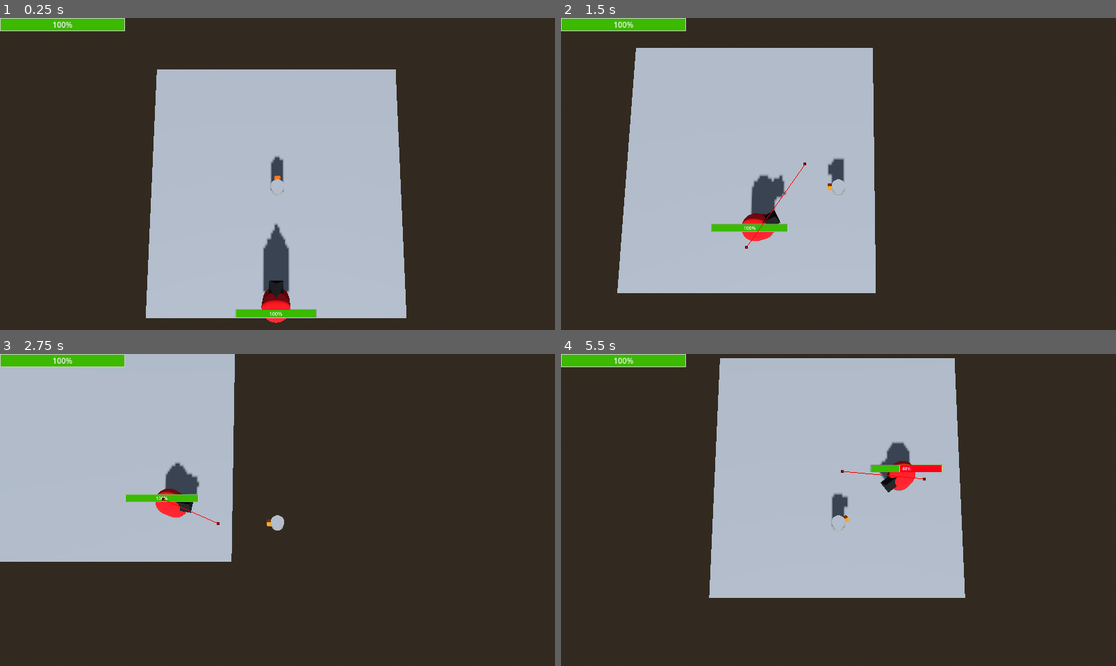
Above: before the commit, frames 1-4 (two rows, left to right).
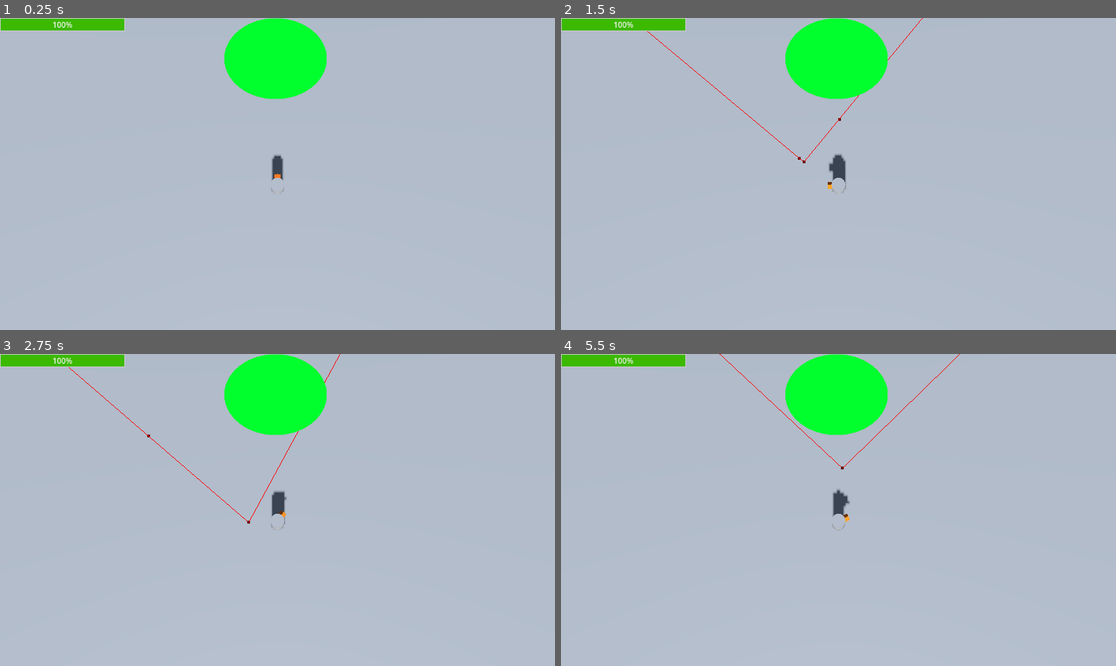
Above: after the commit, the same moments.

Repository: CachorroDia/JogoExp4
Game: Godot game, scene res://Cenas/CenaJogo.tscn
Same seed, same stepped clock (60 frames per second), same inputs: the game is played once before the commit and once after it. The engine's default icon, where the game draws it, is replaced by a stand-in: a white triangle on a blue panel in a dark square.
Inputs (mouse positions are in pixels of both pictures, inside the frame that each line leads up to):
- Up to frame 1 (0.25 s): no input
- Up to frame 2 (1.5 s): tap Enter at 0.5 s; move the mouse to (960, 158) at 0.52 s; hold D (AndarDireita) 0.53-1.28 s; move the mouse to (727, 189) at 1.27 s; hold S (AndarTras) from 1.28 s (still down)
- Up to frame 3 (2.75 s): move the mouse to (333, 441) at 2.02 s; release S (AndarTras) at 2.03 s; hold D (AndarDireita) from 2.03 s (still down)
- Up to frame 4 (5.5 s): move the mouse to (810, 572) at 2.77 s; release D (AndarDireita) at 2.78 s; hold W (AndarFrente) 2.78-3.53 s; move the mouse to (1005, 556) at 3.52 s; hold A (AndarEsquerda) 3.53-5.03 s; move the mouse to (672, 463) at 4.27 s; move the mouse to (866, 510) at 5.02 s; hold S (AndarTras) from 5.03 s (still down)

The runs differ from the first frame. In frame 1, 66% of the frame differs, in the area x 0-100%, y 0-100%; in frame 2, 68%; in frame 3, 73%; in frame 4, 70%.

Commit message:
V 3.0b
Feito sistema de waves.
Waves geram os upgrades, escolher um upgrade buffa o jogador e começa uma nova wave.
As waves já tem uma UI a qual mostra quantos inimigos ainda faltam serem derrotados.

Diff:
--- a/jogoexp4/Cenas/CenaJogador.tscn
+++ b/jogoexp4/Cenas/CenaJogador.tscn
@@ -27,8 +27,33 @@
 [sub_resource type="ViewportTexture" id="ViewportTexture_8vcfs"]
 viewport_path = NodePath("SubViewport")
 
+[sub_resource type="Gradient" id="Gradient_gm2o8"]
+interpolation_mode = 1
+colors = PackedColorArray(0, 1, 0.180392, 1, 0, 1, 0.180392, 0)
+
+[sub_resource type="GradientTexture2D" id="GradientTexture2D_cn63s"]
+gradient = SubResource("Gradient_gm2o8")
+width = 214
+height = 169
+fill = 1
+fill_from = Vector2(0.5, 0.5)
+fill_to = Vector2(1, 0.5)
+metadata/_snap_enabled = true
+
+[sub_resource type="Gradient" id="Gradient_y3ds0"]
+interpolation_mode = 1
+colors = PackedColorArray(1, 0, 0, 1, 1, 0, 0, 0)
+
+[sub_resource type="GradientTexture2D" id="GradientTexture2D_bbjfb"]
+gradient = SubResource("Gradient_y3ds0")
+width = 214
+height = 169
+fill = 1
+fill_from = Vector2(0.5, 0.5)
+fill_to = Vector2(1, 0.5)
+metadata/_snap_enabled = true
+
 [node name="Jogador" type="CharacterBody3D" node_paths=PackedStringArray("OutroHit", "area", "barraVida", "MeshAxis", "BulletTimer", "BulletSpawn") groups=["JogadorGrupo"]]
-transform = Transform3D(1, 0, 0, 0, 1, 0, 0, 0, 1, 0, 1.26936, 0)
 collision_layer = 2
 collision_mask = 5
 axis_lock_angular_y = true
@@ -36,7 +61,7 @@
 OutroHit = NodePath("Area3D/OutroHit")
 area = NodePath("Area3D")
 barraVida = NodePath("CanvasLayer/ProgressBar")
-danoTiro = 12
+nTiro = 1
 raycastMask = 1
 MeshAxis = NodePath("MeshAxis")
 BulletTimer = NodePath("BulletTimer")
@@ -44,6 +69,7 @@
 BulletScene = ExtResource("2_gju43")
 
 [node name="MeshAxis" type="Node3D" parent="."]
+transform = Transform3D(1, 0, 0, 0, 1, 0, 0, 0, 1, 0, 0.509118, 0)
 
 [node name="MeshInstance3D" type="MeshInstance3D" parent="MeshAxis"]
 mesh = SubResource("CylinderMesh_o6hk1")
@@ -57,6 +83,7 @@
 [node name="BulletSpawnPos" type="Marker3D" parent="MeshAxis/Nariz"]
 
 [node name="CollisionShape3D" type="CollisionShape3D" parent="."]
+transform = Transform3D(1, 0, 0, 0, 1, 0, 0, 0, 1, 0, 0.509118, 0)
 shape = SubResource("CylinderShape3D_nf3xh")
 
 [node name="Camera3D" type="Camera3D" parent="."]
@@ -67,6 +94,7 @@
 one_shot = true
 
 [node name="Area3D" type="Area3D" parent="."]
+transform = Transform3D(1, 0, 0, 0, 1, 0, 0, 0, 1, 0, 0.509118, 0)
 collision_layer = 2
 collision_mask = 4
 
@@ -97,5 +125,51 @@
 grow_horizontal = 1
 grow_vertical = 1
 
+[node name="ContagemInimigo" type="TextureProgressBar" parent="CanvasLayer"]
+anchors_preset = 5
+anchor_left = 0.5
+anchor_right = 0.5
+offset_left = -111.0
+offset_right = 111.0
+offset_bottom = 179.0
+grow_horizontal = 2
+max_value = 2.0
+step = 0.01
+fill_mode = 4
+texture_under = SubResource("GradientTexture2D_cn63s")
+texture_progress = SubResource("GradientTexture2D_bbjfb")
+
+[node name="Control" type="Control" parent="CanvasLayer"]
+layout_mode = 3
+anchors_preset = 15
+anchor_right = 1.0
+anchor_bottom = 1.0
+grow_horizontal = 2
+grow_vertical = 2
+
+[node name="HBoxContainer" type="HBoxContainer" parent="CanvasLayer/Control"]
+layout_mode = 1
+anchors_preset = 8
+anchor_left = 0.5
+anchor_top = 0.5
+anchor_right = 0.5
+anchor_bottom = 0.5
+offset_left = -50.0
+offset_top = -75.0
+offset_right = 50.0
+offset_bottom = 75.0
+grow_horizontal = 2
+grow_vertical = 2
+theme_override_constants/separation = 45
+
+[node name="Respawn" type="Timer" parent="."]
+wait_time = 3.0
+one_shot = true
+
+[node name="Cura" type="Timer" parent="."]
+autostart = true
+
 [connection signal="body_entered" from="Area3D" to="." method="_on_area_3d_body_entered"]
 [connection signal="timeout" from="Area3D/OutroHit" to="." method="_on_outro_hit_timeout"]
+[connection signal="timeout" from="Respawn" to="." method="_on_respawn_timeout"]
+[connection signal="timeout" from="Cura" to="." method="_on_cura_timeout"]
--- a/jogoexp4/Cenas/CenaJogo.tscn
+++ b/jogoexp4/Cenas/CenaJogo.tscn
@@ -1,8 +1,8 @@
 [gd_scene load_steps=8 format=3 uid="uid://dgnksq3geesu7"]
 
 [ext_resource type="PackedScene" uid="uid://dpt8jfy1rtxqi" path="res://Cenas/Plataforma.tscn" id="1_f21dp"]
+[ext_resource type="Script" path="res://Scripts/CenaJogo/cena_jogo.gd" id="1_ksmg8"]
 [ext_resource type="PackedScene" uid="uid://b1but5qx4fi7e" path="res://Cenas/CenaJogador.tscn" id="2_4tjro"]
-[ext_resource type="PackedScene" uid="uid://d1bdi8vwmmjdu" path="res://Cenas/InimigoCena.tscn" id="3_os8as"]
 
 [sub_resource type="ProceduralSkyMaterial" id="ProceduralSkyMaterial_8qmxl"]
 
@@ -13,18 +13,20 @@
 background_mode = 2
 sky = SubResource("Sky_iqrnt")
 
-[sub_resource type="NavigationMesh" id="NavigationMesh_8252f"]
-vertices = PackedVector3Array(-4.5, 0.4, -4.5, -4.5, 0.4, 4.5, 4.5, 0.4, 4.5, 4.5, 0.4, -4.5)
+[sub_resource type="NavigationMesh" id="NavigationMesh_5nbmp"]
+vertices = PackedVector3Array(-24.5, 0.4, -24.5, -24.5, 0.4, 24.5, 24.5, 0.4, 24.5, 24.5, 0.4, -24.5)
 polygons = [PackedInt32Array(3, 2, 0), PackedInt32Array(0, 2, 1)]
-agent_height = 2.0
 
-[node name="Node3D" type="Node3D"]
+[node name="Node3D" type="Node3D" node_paths=PackedStringArray("jogador") groups=["GrupoControlador"]]
+script = ExtResource("1_ksmg8")
+jogador = NodePath("Jogador")
+randomXMin = -25
+randomXMax = 25
+randomZMin = -25
+randomZMax = 25
 
 [node name="Jogador" parent="." instance=ExtResource("2_4tjro")]
-transform = Transform3D(1, 0, 0, 0, 1, 0, 0, 0, 1, -0.0107269, 0.596387, 0.0527225)
-
-[node name="Inimigo" parent="." instance=ExtResource("3_os8as")]
-transform = Transform3D(1, 0, 0, 0, 1, 0, 0, 0, 1, -4.2401, 1.10113, 0)
+transform = Transform3D(1, 0, 0, 0, 1, 0, 0, 0, 1, 1.84184, 0, 0)
 
 [node name="Ambientação" type="WorldEnvironment" parent="."]
 environment = SubResource("Environment_srbbc")
@@ -34,6 +36,6 @@
 shadow_enabled = true
 
 [node name="NavigationRegion3D" type="NavigationRegion3D" parent="."]
-navigation_mesh = SubResource("NavigationMesh_8252f")
+navigation_mesh = SubResource("NavigationMesh_5nbmp")
 
 [node name="StaticBody3D" parent="NavigationRegion3D" instance=ExtResource("1_f21dp")]
--- a/jogoexp4/Cenas/InimigoCena.tscn
+++ b/jogoexp4/Cenas/InimigoCena.tscn
@@ -23,19 +23,22 @@
 [sub_resource type="ViewportTexture" id="ViewportTexture_k1cnx"]
 viewport_path = NodePath("SubViewport")
 
-[node name="Inimigo" type="CharacterBody3D" node_paths=PackedStringArray("area", "barraVida", "timer")]
+[node name="Inimigo" type="CharacterBody3D" node_paths=PackedStringArray("imunidade", "barraVida", "timer") groups=["Inimigo"]]
 collision_layer = 4
-collision_mask = 10
+collision_mask = 14
 script = ExtResource("1_g44xy")
+imunidade = NodePath("Imunidade")
 vidaMax = 20.0
-area = NodePath("Area3D")
 barraVida = NodePath("SubViewport/ProgressBar")
 timer = NodePath("Timer")
+danoInimigo = 10.0
 
 [node name="CollisionShape3D" type="CollisionShape3D" parent="."]
+transform = Transform3D(1, 0, 0, 0, 1, 0, 0, 0, 1, 0, 1.01619, 0)
 shape = SubResource("CapsuleShape3D_a38y7")
 
 [node name="MeshInstance3D" type="MeshInstance3D" parent="."]
+transform = Transform3D(1, 0, 0, 0, 1, 0, 0, 0, 1, 0, 1.01619, 0)
 mesh = SubResource("CapsuleMesh_2s0db")
 
 [node name="bico" type="MeshInstance3D" parent="MeshInstance3D"]
@@ -43,6 +46,7 @@
 mesh = SubResource("PrismMesh_uyl06")
 
 [node name="Area3D" type="Area3D" parent="."]
+transform = Transform3D(1, 0, 0, 0, 1, 0, 0, 0, 1, 0, 1.01619, 0)
 collision_layer = 4
 collision_mask = 10
 
@@ -55,7 +59,7 @@
 [node name="ProgressBar" parent="SubViewport" instance=ExtResource("2_lxw0x")]
 
 [node name="Sprite3D" type="Sprite3D" parent="."]
-transform = Transform3D(1, 0, 0, 0, 1, 0, 0, 0, 1, 0, 1.36741, 0)
+transform = Transform3D(1, 0, 0, 0, 1, 0, 0, 0, 1, 0, 2.3836, 0)
 billboard = 1
 texture = SubResource("ViewportTexture_k1cnx")
 
@@ -65,5 +69,10 @@
 [node name="Timer" type="Timer" parent="."]
 wait_time = 0.5
 
+[node name="Imunidade" type="Timer" parent="."]
+wait_time = 0.1
+one_shot = true
+
 [connection signal="area_entered" from="Area3D" to="." method="_on_area_3d_area_entered"]
 [connection signal="timeout" from="Timer" to="." method="_on_timer_timeout"]
+[connection signal="timeout" from="Imunidade" to="." method="_on_imunidade_timeout"]
--- a/jogoexp4/Cenas/Plataforma.tscn
+++ b/jogoexp4/Cenas/Plataforma.tscn
@@ -1,10 +1,10 @@
 [gd_scene load_steps=3 format=3 uid="uid://dpt8jfy1rtxqi"]
 
 [sub_resource type="BoxShape3D" id="BoxShape3D_wd161"]
-size = Vector3(10, 0.2, 10)
+size = Vector3(50, 0.2, 50)
 
 [sub_resource type="BoxMesh" id="BoxMesh_50c3q"]
-size = Vector3(10, 0.2, 10)
+size = Vector3(50, 0.2, 50)
 
 [node name="StaticBody3D" type="StaticBody3D"]
 collision_mask = 0
--- /dev/null
+++ b/jogoexp4/Cenas/Upgrades.tscn
@@ -0,0 +1,59 @@
+[gd_scene load_steps=3 format=3 uid="uid://du2uoix2mhmxi"]
+
+[ext_resource type="Script" path="res://Scripts/UpgradesCartas/upgrades.gd" id="1_dry7e"]
+
+[sub_resource type="StyleBoxFlat" id="StyleBoxFlat_4e5hi"]
+bg_color = Color(0.546711, 0.50229, 0.446425, 1)
+border_width_left = 3
+border_width_top = 3
+border_width_right = 3
+border_width_bottom = 3
+border_color = Color(0, 0, 0, 1)
+corner_radius_top_left = 10
+corner_radius_top_right = 10
+corner_radius_bottom_right = 10
+corner_radius_bottom_left = 10
+
+[node name="Panel" type="Panel"]
+custom_minimum_size = Vector2(200, 350)
+theme_override_styles/panel = SubResource("StyleBoxFlat_4e5hi")
+script = ExtResource("1_dry7e")
+
+[node name="Button" type="Button" parent="."]
+layout_mode = 2
+offset_right = 200.0
+offset_bottom = 347.0
+theme_override_colors/font_hover_color = Color(0.758192, 0.758192, 0.758192, 1)
+
+[node name="TextureRect" type="TextureRect" parent="Button"]
+layout_mode = 1
+anchors_preset = 5
+anchor_left = 0.5
+anchor_right = 0.5
+offset_left = -75.0
+offset_top = 42.0
+offset_right = 75.0
+offset_bottom = 170.0
+grow_horizontal = 2
+stretch_mode = 3
+
+[node name="MarginContainer2" type="MarginContainer" parent="Button"]
+layout_mode = 2
+offset_left = 4.0
+offset_top = 176.0
+offset_right = 197.0
+offset_bottom = 348.0
+size_flags_vertical = 8
+theme_override_constants/margin_left = 0
+theme_override_constants/margin_top = 0
+theme_override_constants/margin_right = 0
+theme_override_constants/margin_bottom = 0
+
+[node name="Label" type="Label" parent="Button/MarginContainer2"]
+layout_mode = 2
+theme_override_font_sizes/font_size = 20
+text = "Aumenta o dano em 5%"
+horizontal_alignment = 1
+autowrap_mode = 2
+
+[connection signal="pressed" from="Button" to="." method="_on_button_pressed"]
--- a/jogoexp4/Scripts/Balas/BalasClasse.gd
+++ b/jogoexp4/Scripts/Balas/BalasClasse.gd
@@ -25,7 +25,7 @@
 	queue_free()
 
 
-func _on_area_3d_area_entered(area: Area3D) -> void:
+func _on_area_3d_area_entered(_area: Area3D) -> void:
 	get_tree().create_timer(0.1).timeout
 	queue_free()
 	pass # Replace with function body.
--- /dev/null
+++ b/jogoexp4/Scripts/CenaJogo/cena_jogo.gd
@@ -0,0 +1,124 @@
+extends Node3D
+class_name CenaJogo
+
+var nInimigos : int = 2
+var nInimigosMortos : int = 0
+var nWave : int = 0
+
+var sorteio : int
+@export var auxiliarAumentarVida : float
+
+@onready var cenaInimigo : = preload("res://Cenas/InimigoCena.tscn")
+@onready var upgradesCartas : = preload("res://Cenas/Upgrades.tscn")
+
+@export var inimigo : InimigoClass
+@export var jogador : Player
+
+#----------- array para guardar os upgrades na tela --------#
+var listaUpgrades : Array
+var upgradeEscolhido : int
+var icon : CompressedTexture2D = preload("res://icon.svg")
+#------------------------------------------------------------
+
+@export_group("Range para o random")
+@export var randomXMin : int
+@export var randomXMax : int
+@export var randomZMin : int
+@export var randomZMax : int
+
+@export_group("Status do inimigo")
+var vidaExtra : float = 0
+var danoExtra : float = 0
+var salvarVida : float = 20
+var salvarDano : float = 10
+
+# Called when the node enters the scene tree for the first time.
+func _ready() -> void:
+	gerar_inimigos()
+	jogador.contagem_inimigo.max_value = nInimigos
+	pass # Replace with function body.
+
+func atualizarContagem() -> void:
+	nInimigosMortos += 1
+	if (nInimigos == nInimigosMortos):
+		gerar_upgrades()
+	var tween = get_tree().create_tween().set_parallel()
+	tween.tween_property(jogador.contagem_inimigo, "value", nInimigosMortos, 0.3)
+	pass
+
+func gerar_inimigos() -> void:
+	nInimigosMortos = 0
+	for i in range(nInimigos):
+		var instanciaInimigo : InimigoClass = cenaInimigo.instantiate() as InimigoClass
+		instanciaInimigo.vidaMax = salvarVida
+		instanciaInimigo.danoInimigo = salvarDano
+		add_child(instanciaInimigo)
+		instanciaInimigo.global_position = Vector3( randi_range(randomXMin, randomXMax), 0, randi_range(randomZMin, randomZMax))
+		instanciaInimigo.inimigoMorreu.connect( atualizarContagem )
+	pass
+
+func comecar_wave() -> void:
+	nInimigosMortos = 0
+	sorteio = randi_range(0, 2)
+	if (sorteio == 0):
+		vidaExtra += 1
+		salvarVida += salvarVida * (vidaExtra * 0.1)
+	elif (sorteio == 1):
+		danoExtra += 1
+		salvarDano += salvarDano * (danoExtra * 0.1)
+	elif (sorteio == 2):
+		nInimigos += 1
+	jogador.contagem_inimigo.max_value = nInimigos
+	jogador.contagem_inimigo.value = 0
+	gerar_inimigos()
+	pass
+
+func upgrade() -> void:
+	if( (upgradeEscolhido == 0) and (jogador.TiroIntervalo > 0.3) ) :
+		jogador.TiroIntervalo -= jogador.TiroIntervalo * 0.1
+		print("velocidade ataque")
+	elif(upgradeEscolhido == 1):
+		jogador.danoTiro += jogador.danoTiro * 0.1
+		print("dano")
+	elif(upgradeEscolhido == 2):
+		jogador.velMax += jogador.velMax * 0.15
+		print("velocidade")
+	elif(upgradeEscolhido == 3):
+		jogador.vidaMax += jogador.vidaMax * 0.1
+		auxiliarAumentarVida = jogador.vidaMax - jogador.barraVida.max_value
+		jogador.barraVida.max_value = jogador.vidaMax
+		jogador.barraVida.value += auxiliarAumentarVida
+		print("vida")
+	elif(upgradeEscolhido == 4 and jogador.tempoRespawn.wait_time > 0.3):
+		jogador.tempoRespawn.wait_time -= jogador.tempoRespawn.wait_time * 0.1
+		print("respawn")
+	elif(upgradeEscolhido == 5):
+		jogador.nTiro += 1
+		print("número tiro")
+	elif(upgradeEscolhido == 6):
+		jogador.fatorCura += 1
+	for i in range( len(listaUpgrades) ):
+		listaUpgrades[i].queue_free()
+	listaUpgrades.clear()
+	comecar_wave()
+	pass
+
+func gerar_upgrades() -> void:
+	var repetiu = []
+	var descricoes = ["Aumenta a velocidade de ataque em 10%", "Aumenta o dano em 5%",
+	"Aumenta a velocidade de movimento em 15%", "Aumenta a vida máxima em 10%", "Reduz o tempo de respawn em 10%",
+	"Incrementa o número de balas por tiro", "Recebe +1 de cura por segundo"]
+	for i in range(3):
+		sorteio = randi_range(0, 6)
+		while (sorteio in repetiu or (sorteio == 0 and jogador.TiroIntervalo < 0.3) or (sorteio == 4 and jogador.tempoRespawn.wait_time < 0.3) ) : sorteio = randi_range(0, 5)
+		repetiu.append(sorteio)
+
+		var Upgrade : UpgradeCartas = upgradesCartas.instantiate()
+		jogador.tabulacaoUpgrade.add_child(Upgrade)
+		Upgrade.descricao.text = descricoes[sorteio]
+		Upgrade.valor = sorteio
+		Upgrade.controle = get_tree().get_first_node_in_group(&"GrupoControlador")
+		Upgrade.texture.texture = icon
+		listaUpgrades.append(Upgrade)
+		Upgrade.escolheu.connect(upgrade)
+	pass
--- a/jogoexp4/Scripts/Inimigo/inimigo_script.gd
+++ b/jogoexp4/Scripts/Inimigo/inimigo_script.gd
@@ -4,12 +4,18 @@
 
 var vel = 2 ##Velocidade que o corpo irá se mover
 
+@onready var area : Area3D = $Area3D
+
+signal inimigoMorreu
+
+@export var imunidade : Timer
+var imune : bool = true
+
 @onready var nav : NavigationAgent3D = $NavigationAgent3D ##Agente de navegação
 
 @export var vidaMax : float ##Define a vida máxima do inimigo
 @onready var vidaAtual : float = vidaMax ##Define a vida atual do inimigo
 
-@export var area : Area3D ##Área de colisão para verificar as balas
 @export var barraVida : ProgressBar ##Define a barra de progressão
 
 @export var jogador : Player ##Instancia a classe Player
@@ -17,21 +23,29 @@
 
 @export var timer : Timer ##Define o timer
 
+@export var cenaJogo : CenaJogo
+
+@export var danoInimigo : float
+
 var direc = Vector3()
 
 func _ready() -> void:
+	imunidade.start()
 	jogador = get_tree().get_first_node_in_group("JogadorGrupo")
+	cenaJogo = get_tree().get_first_node_in_group("GrupoControlador")
 	danoJogador = jogador.danoTiro
 	timer.start()
 	barraVida.max_value = vidaMax
 	barraVida.value = vidaAtual
 	pass
 
-func _on_area_3d_area_entered(area: Area3D) -> void: ##Quando a bala entra na área3d, reduz a vida do inimigo
-	if(area.is_in_group("bala") ):
+func _on_area_3d_area_entered(areaf: Area3D) -> void: ##Quando a bala entra na área3d, reduz a vida do inimigo
+	if(areaf.is_in_group("bala") and not imune ):
 		vidaAtual -= danoJogador
 		barraVida.value = vidaAtual
 		if(vidaAtual <= 0):
+			imune = true
+			inimigoMorreu.emit()
 			queue_free()
 	pass # Replace with function body.
 
@@ -50,13 +64,17 @@
 
 
 func _on_timer_timeout() -> void: ##Chamada toda vez que o timer zera, define uma nova posição pro pathfinder
-
 	nav.target_position = jogador.global_position
 	direc = nav.get_next_path_position() - global_position
 	direc = direc.normalized()
 	velocity = direc * vel
 	pass # Replace with function body.
 
-func _process(delta: float) -> void: ##Move o personagem com a velocidade gerada toda vez que o timer zera e constantemente muda a direção que o inimigo olha
+func _process(_delta: float) -> void: ##Move o personagem com a velocidade gerada toda vez que o timer zera e constantemente muda a direção que o inimigo olha
 	look_at( Vector3(jogador.global_position.x, global_position.y, jogador.global_position.z) )
 	move_and_slide()
+
+
+func _on_imunidade_timeout() -> void:
+	imune = false
+	pass # Replace with function body.
--- a/jogoexp4/Scripts/Script Jogador/ScriptJogador-Movimento.gd
+++ b/jogoexp4/Scripts/Script Jogador/ScriptJogador-Movimento.gd
@@ -2,23 +2,36 @@
 class_name Player
 ##Todas as variáveis e métodos que a classe player recebe, como movimentação linear e angular
 
-const velMax = 280 ##Define o valor da velocidade máxima
+var velMax = 280 ##Define o valor da velocidade máxima
 const acel = 25 ##Define a aceleração do corpo
 const friccao = 500 ##Define a fricção (Atrito) do corpo
+var vivo : bool = true
 
+#--------------- Variáveis para a UI dos upgrades -------------
+@onready var tabulacaoUpgrade : HBoxContainer = $CanvasLayer/Control/HBoxContainer
+
+#--------------------------------------------------------------
+var fatorCura : int
+#-------------------------------------------------------------
+
+@onready var contagem_inimigo : TextureProgressBar = $CanvasLayer/ContagemInimigo
+@onready var tempoRespawn : Timer = $Respawn
 #--------- variáveis para o jogador tomar/causar dano -----------#
-var vidaMax : int = 100 ##Vida máxima do jogador
+var vidaMax : float = 100 ##Vida máxima do jogador
 var vidaAtual : float = vidaMax ##A vida atual que o jogador tem
+
 @export var OutroHit : Timer ##Define o timer para quando o jogador tomará dano novamente
 @export var area : Area3D ##Define a área3d do jogador
 
 @export var barraVida : ProgressBar ##Define a barra de progresso que mostra o HP do jogador
 
-@export var danoTiro : int ##A quantidade de dano que o jogador causa em um tiro
+@export var inimigo : InimigoClass
+@export var danoTiro : float = 10 ##A quantidade de dano que o jogador causa em um tiro
+@export var nTiro : int
 
 #------ variáveis para o raycast -------#
 @onready var camera = $Camera3D ##Determina qual será o nó da câmera que fará o screen ray-cast
-@export_flags_3d_physics var raycastMask : int ##Define quais camados o raycast irá analizar
+@export_flags_3d_physics var raycastMask : int ##Define quais camadas o raycast irá analizar
 var raioOrigem = Vector3() ##Define a origem de onde o raio irá ser gerado, de modo a apontar onde o mouse estará
 var raioFim = Vector3() ##Define onde o raio termina, gerando assim o vetor
 
@@ -38,8 +51,7 @@
 #------------ Função para causar dano no jogador ------------- #
 func _on_area_3d_body_entered(body: Node3D) -> void: ##Verifica se o inimigo entrou na área de tomar dano do jogador
 	if body is InimigoClass and OutroHit.is_stopped():
-		print("Tocou")
-		causar_dano(10)
+		causar_dano(body.danoInimigo)
 		OutroHit.start()
 	pass # Replace with function body.
 
@@ -47,16 +59,28 @@
 	for body in area.get_overlapping_bodies():
 		if body is InimigoClass:
 			OutroHit.start()
-			causar_dano(10)
-			print("OutroDano")
+			causar_dano(body.danoInimigo)
 	pass # Replace with function body.
 
-func causar_dano(dano) -> void: ##Subtrai a vida do jogador e atualiza a barra de progresso
+func causar_dano(dano : float ) -> void: ##Subtrai a vida do jogador e atualiza a barra de progresso
 	vidaAtual -= dano
 	var tween = get_tree().create_tween().set_parallel()
 	tween.tween_property(barraVida, "value", vidaAtual, 1)
+	if(vidaAtual <= 0):
+		vivo = false
+		visible = false
+		$Area3D.set_collision_mask_value(3, vivo)
+		$Respawn.start()
 	pass
 
+func _on_respawn_timeout() -> void:
+	vidaAtual = vidaMax
+	barraVida.value = vidaAtual
+	global_position = Vector3.ZERO
+	visible = true
+	vivo = true
+	$Area3D.set_collision_mask_value(3, vivo)
+	pass # Replace with function body.
 # -------------------------------------------------------------- #
 
 #Essa função faz o modelo apontar para o movimento e não para o mouse, por isso foi descontinuado
@@ -72,7 +96,6 @@
 func _ready() -> void: ## Atualmente usado para começar um loop com a função combate(), nela será feito a criação das balas. Também defini umas propriedades iniciais
 	barraVida.max_value = vidaMax
 	barraVida.value = vidaAtual
-
 	combate()
 
 func _physics_process(delta: float) -> void: ##Chamado da física da Godot, ela quem chama a função movimento_jogador
@@ -90,7 +113,7 @@
 
 	if not interseccao.is_empty() : #Testa se um raio conseguiu interagir e rotaciona o player
 		var pos : Vector3 = interseccao.position
-		MeshAxis.look_at(Vector3(pos.x, global_position.y, pos.z), Vector3(0,1,0))
+		MeshAxis.look_at(Vector3(pos.x, MeshAxis.global_position.y, pos.z), Vector3(0,MeshAxis.global_position.y,0))
 		direcaoBala = (global_position * Vector3(1,0,1) ).direction_to(pos * Vector3(1,0,1) )
 # --------------------------- #
 #------- Função para atirar ------- #
@@ -103,11 +126,13 @@
 	pass
 
 func disparar() -> void: ##Gera a bala em questão
-	var balaInstancia : BalaEntity = BulletScene.instantiate() as BalaEntity #Instancia a bala
-	add_sibling(balaInstancia) #Adiciona como irmã (para ser independente do jogador)
-	balaInstancia.global_position = BulletSpawn.global_position #Define a posição da bala inicial
-	balaInstancia.direcao = direcaoBala #Define a diração da velocidade da bala
-
+	if(vivo == true):
+		for i in range(nTiro):
+			var balaInstancia : BalaEntity = BulletScene.instantiate() as BalaEntity #Instancia a bala
+			add_sibling(balaInstancia) #Adiciona como irmã (para ser independente do jogador)
+			balaInstancia.global_position = BulletSpawn.global_position #Define a posição da bala inicial
+			balaInstancia.direcao = direcaoBala #Define a diração da velocidade da bala
+			await get_tree().create_timer(0.05).timeout
 
 	#---------------------------------#
 func verificar_norma(): ##Função que define para onde o versor vai apontar, retorna um vetor normalizado
@@ -144,5 +169,14 @@
 		velocity = Vector3.ZERO
 	else:
 		velocity = (versor * velMax * delta)
+	if(vivo == true):
+		move_and_slide()
 
-	move_and_slide()
+
+func _on_cura_timeout() -> void:
+	if((vidaAtual + fatorCura) > vidaMax):
+		vidaAtual = vidaMax
+	else:
+		vidaAtual += fatorCura
+		barraVida.value = vidaAtual
+	pass # Replace with function body.
--- /dev/null
+++ b/jogoexp4/Scripts/UpgradesCartas/upgrades.gd
@@ -0,0 +1,17 @@
+extends Panel
+class_name UpgradeCartas
+
+signal escolheu
+
+@export var controle : CenaJogo
+
+@onready var texture : TextureRect = $Button/TextureRect
+@onready var descricao : Label = $Button/MarginContainer2/Label
+var valor : int
+
+
+
+func _on_button_pressed() -> void:
+	controle.upgradeEscolhido = valor
+	escolheu.emit()
+	pass # Replace with function body.
--- a/jogoexp4/project.godot
+++ b/jogoexp4/project.godot
@@ -19,6 +19,8 @@
 
 bala=""
 JogadorGrupo=""
+GrupoControlador=""
+Inimigo=""
 
 [input]
 
Not shown: 1 places in jogoexp4/Cenas/CenaJogador.tscn that only renumber resources
Not shown: 1 places in jogoexp4/Cenas/InimigoCena.tscn that only renumber resources
